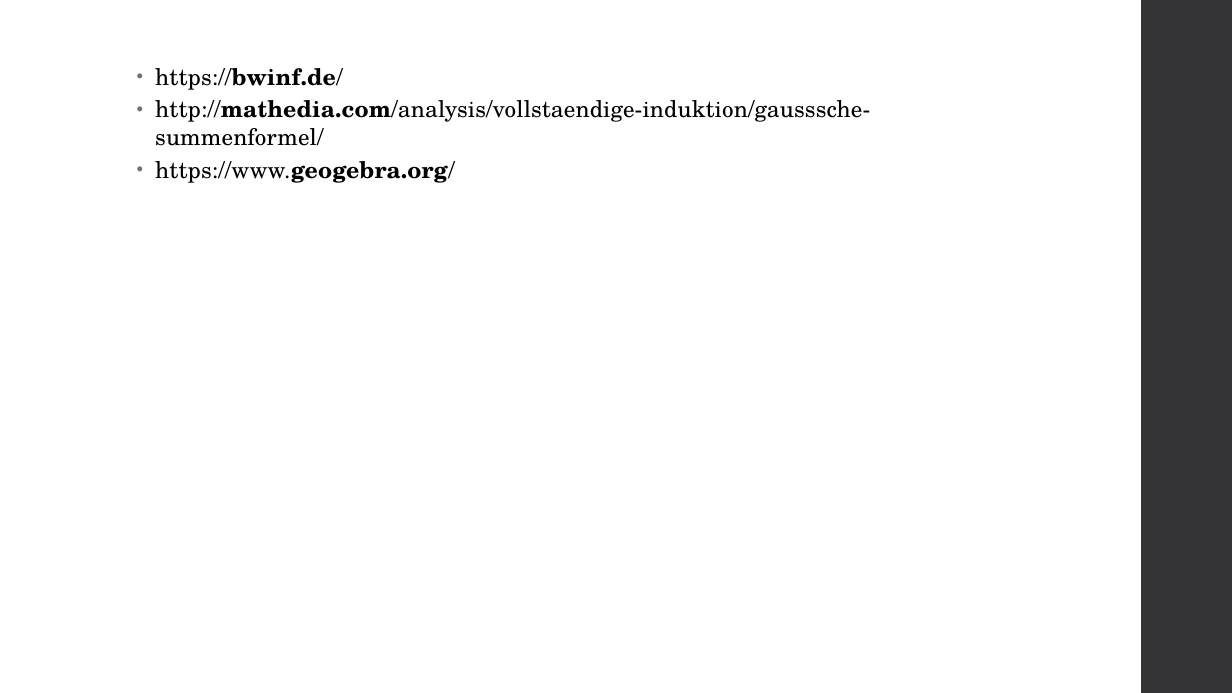
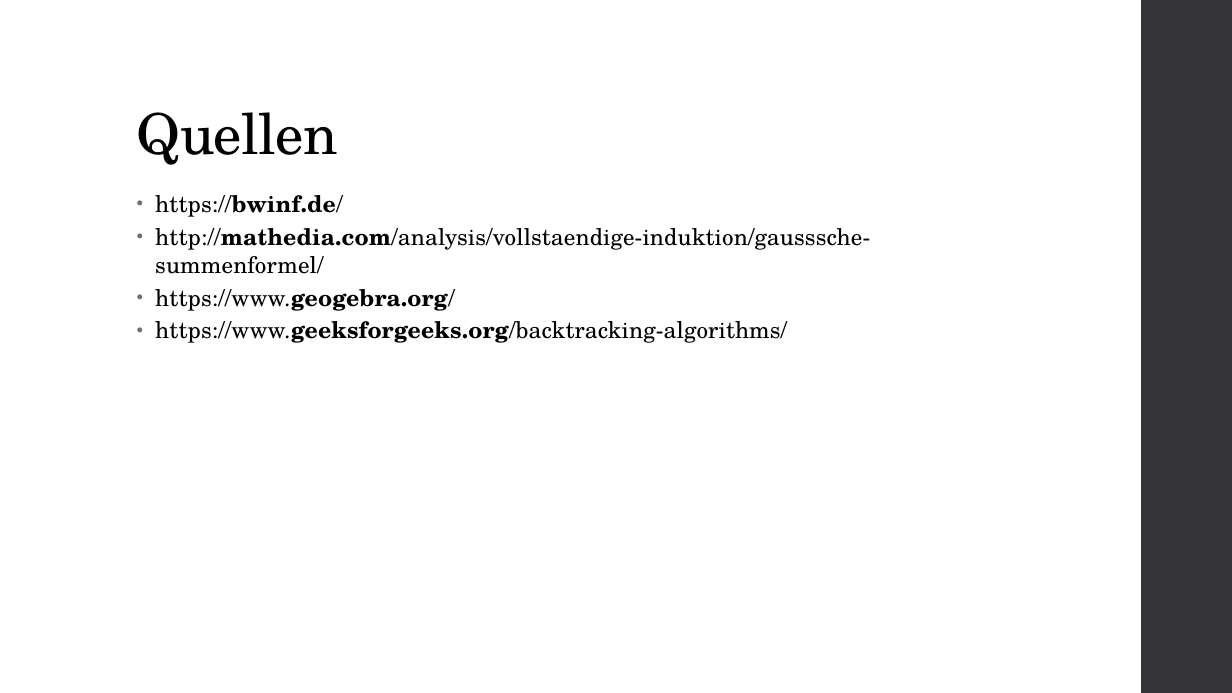
Before and after one commit to atalantus/BwInf36_Runde02, a slide deck: slide 30 of Aufgabe01_Praesentation.pptx (slide 22 before the commit). Drawn at 1232x693 pixels with LibreOffice and Linux fonts; fonts in the diff are those of the drawing. Boxes give left, top, right and bottom in pixels: in the first picture for what was removed or moved away, otherwise in the second. Text is boxed around its words. In the diff, an @@ line names an element or a change of style, - is before the commit and + after.

```diff
--- a/Aufgabe01_Praesentation.pptx
+++ b/Aufgabe01_Praesentation.pptx
@@ title added at (137, 112, 338, 165), 44 pt, text #000000 @@
+Quellen
@@ text "https://bwinf.de/": place and size @@
-text "https://bwinf.de/" at (155, 68, 870, 183)
+text "https://bwinf.de/" at (155, 195, 870, 343)
@@ text at (155, 321, 787, 343): paragraph added @@
+• https://www.geeksforgeeks.org/backtracking-algorithms/
```
Also in this commit, not shown: 1 other slide changed, 9 slides added.
